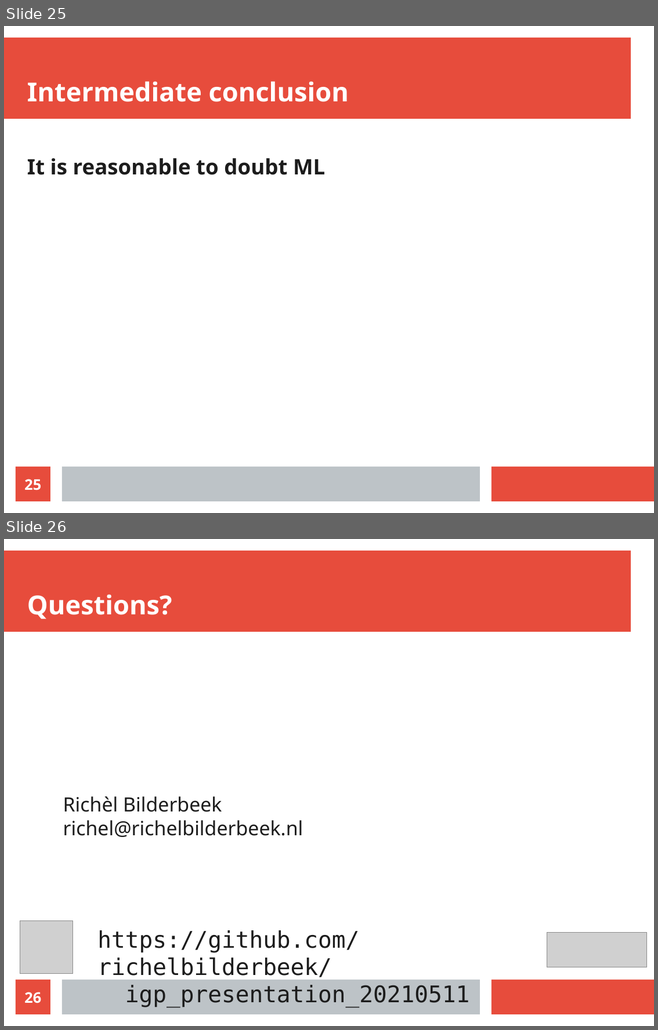
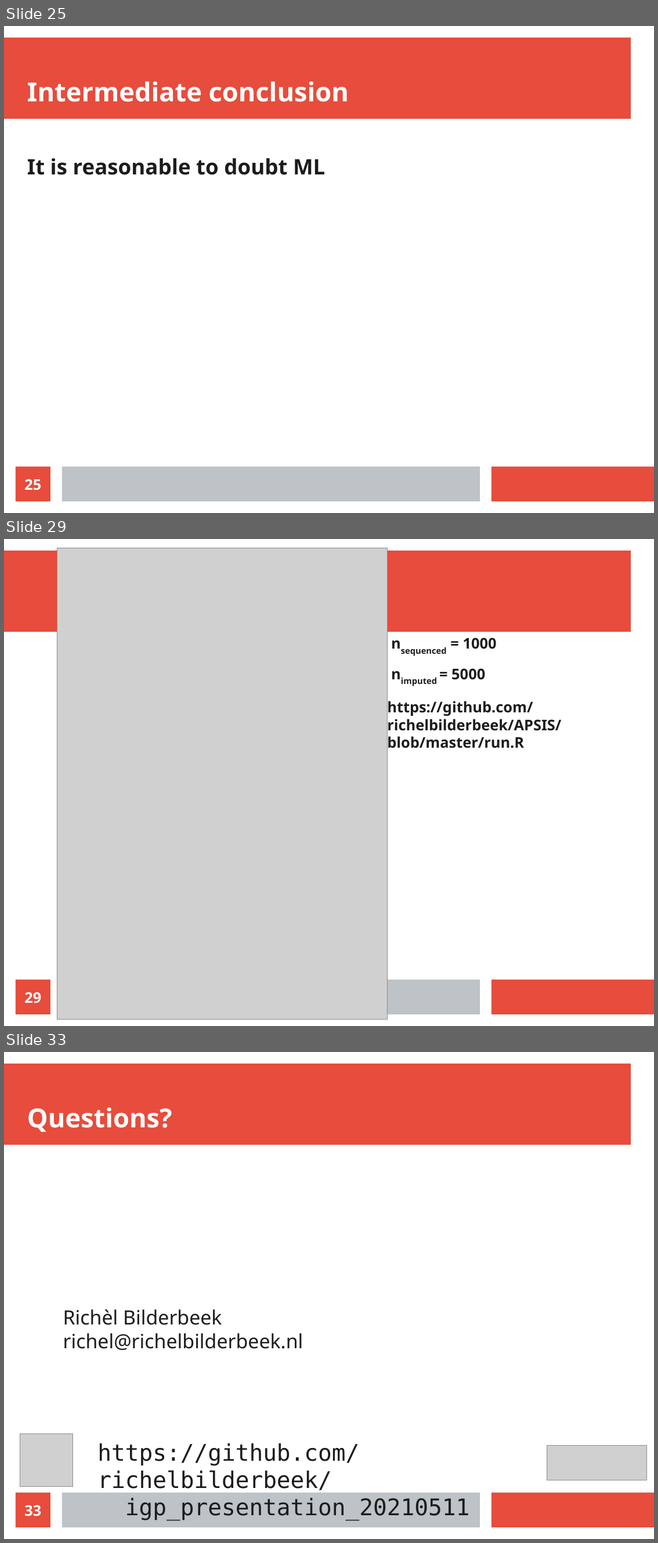
Before and after one commit to richelbilderbeek/igp_presentation_20210511, a slide deck: igp_presentation_20210511.odp. Shown one above the other, each under a label of ours: slides 25 and 26 before the commit, slides 25, 29 and 33 after it; the slides between them are not shown. The pictures are 658x1030 and 658x1543 pixels, drawn with LibreOffice and Linux fonts; fonts in the diff are those of the drawing; grey boxes stand for pictures. Boxes give left, top, right and bottom in pixels: in the first picture for what was removed or moved away, otherwise in the second. Text is boxed around its words. In the diff, an @@ line names an element or a change of style, - is before the commit and + after.

```diff
--- a/igp_presentation_20210511.odp
+++ b/igp_presentation_20210511.odp
@@ slide 29 added at box(4, 539, 654, 1026), background #FFFFFF; not listed: 3 template elements that a slide beside it also shows @@
@@ picture added at box(57, 548, 387, 1020) @@
@@ text added at box(451, 638, 496, 680), 18 pt, text #1C1C1C, bold @@
+nsequenced = 1000
+nimputed = 5000
@@ text added at box(387, 699, 561, 752), 18 pt, text #1C1C1C, bold @@
+https://github.com/richelbilderbeek/APSIS/blob/master/run.R
@@ page number added at box(16, 980, 50, 1015), fill #E74C3C, 18 pt, text #FFFFFF, bold @@
+29
@@ what was slide 26 is now slide 33 @@
@@ page number at box(24, 1505, 41, 1517): text changed @@
-26
+33
```
Also in this commit, not shown: 6 other slides added, 11 other files.
